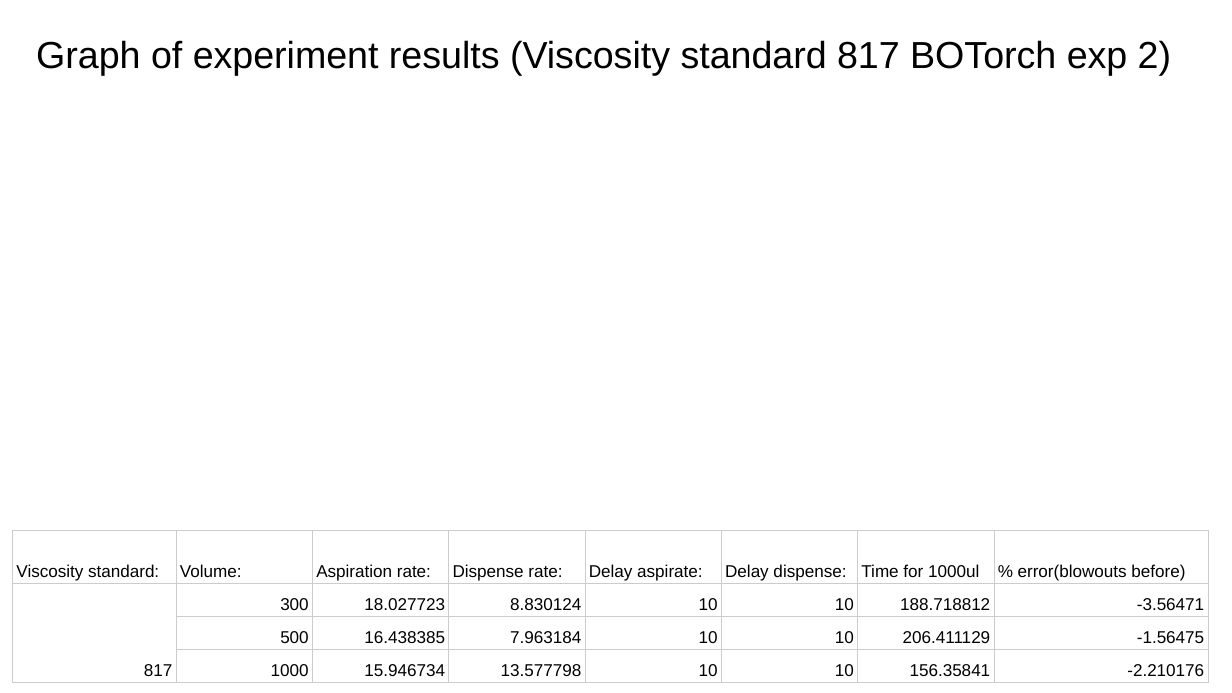
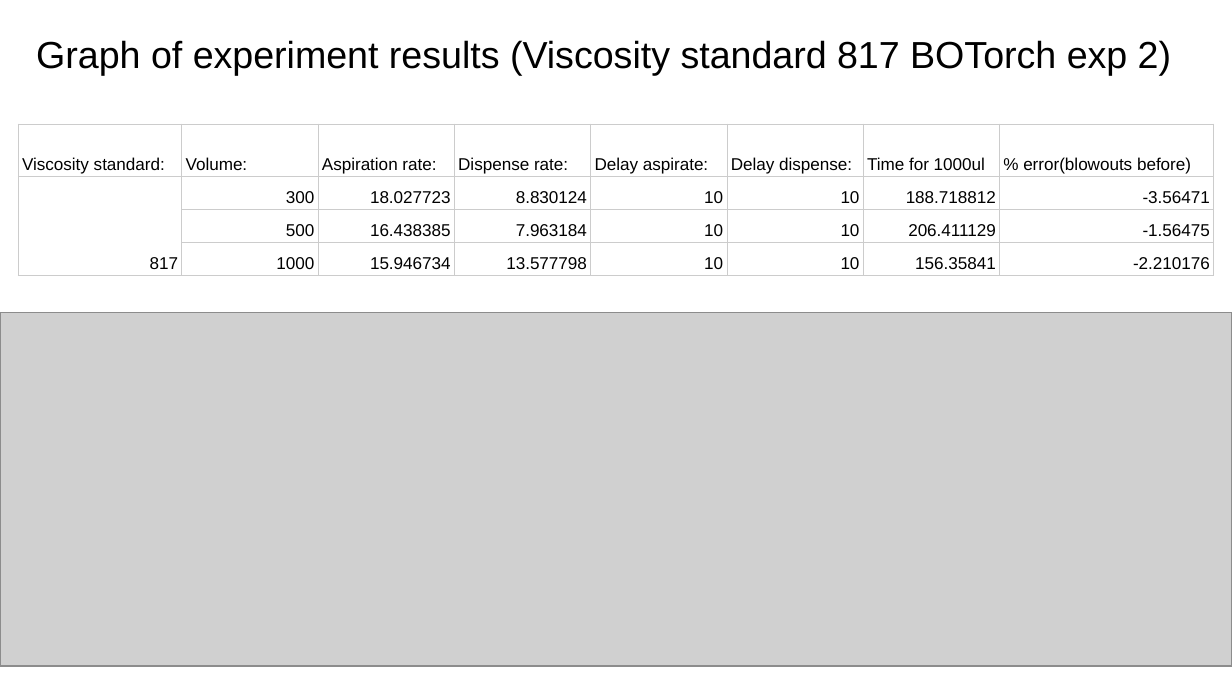
Before and after one commit to Quijanove/viscosity_liquid_transfer_Pablo, a slide deck: slide 16 of Sartorious_experiments/Finalised_Data/Sartorious Experiments Summary Statistics.pptx (slide 14 before the commit). Drawn at 1232x693 pixels with LibreOffice and Linux fonts; fonts in the diff are those of the drawing; grey boxes stand for pictures. Boxes give left, top, right and bottom in pixels: in the first picture for what was removed or moved away, otherwise in the second. Text is boxed around its words. In the diff, an @@ line names an element or a change of style, - is before the commit and + after.

Commit message:
updated graphs and graph code + updated summary stats

```diff
--- a/Sartorious_experiments/Finalised_Data/Sartorious Experiments Summary Statistics.pptx
+++ b/Sartorious_experiments/Finalised_Data/Sartorious Experiments Summary Statistics.pptx
@@ table: place and size @@
-table at bbox=[12, 531, 1211, 693]
+table at bbox=[18, 124, 1217, 529]
@@ picture added at bbox=[0, 313, 1232, 667] @@
```
Also in this commit, not shown: 10 other slides changed, 6 slides added, 2 slides removed, 6 other files.
